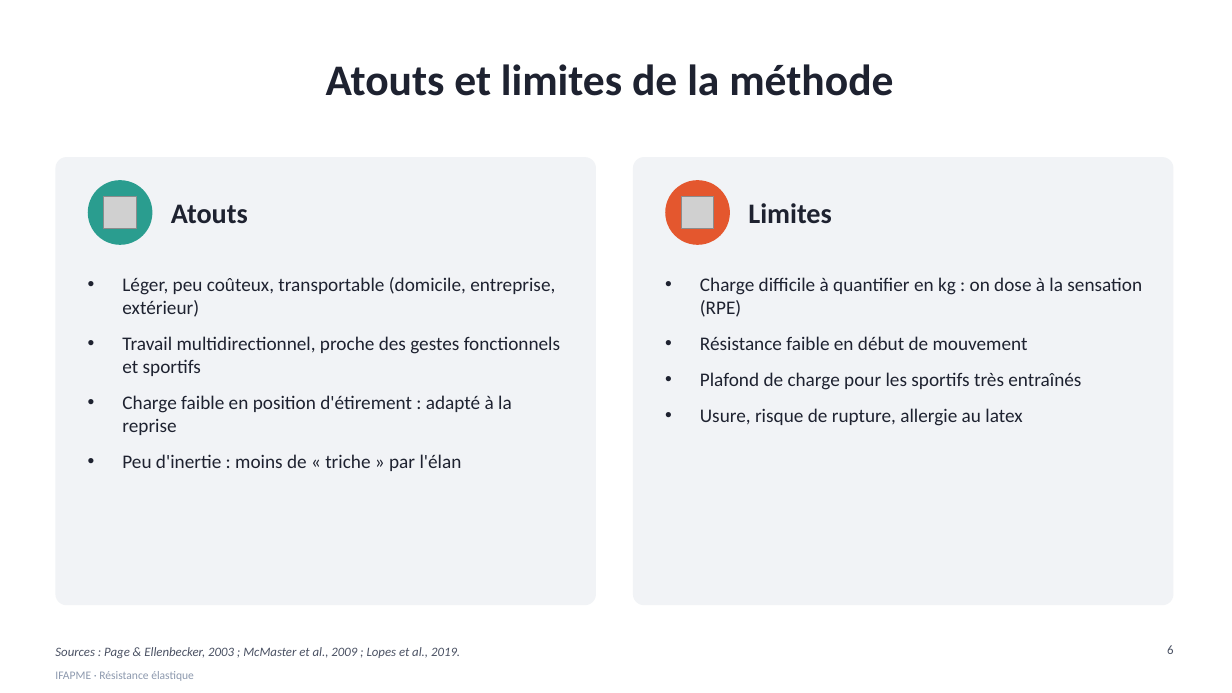
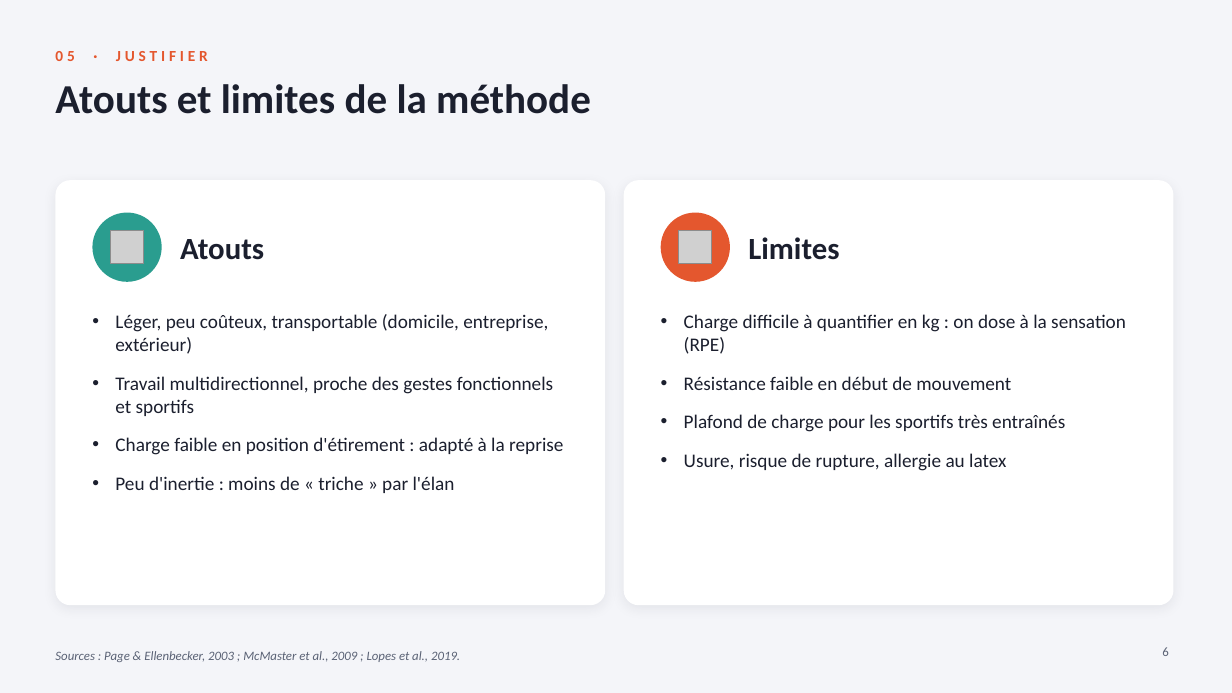
Before and after one commit to arthurdfrn-cloud/squadsync, a slide deck: slide 6 of presentations/elastique-ifapme/Entrainement_elastique_IFAPME.pptx. Drawn at 1232x693 pixels with LibreOffice and Linux fonts; fonts in the diff are those of the drawing; grey boxes stand for pictures; background and template pictures are left out. Boxes give left, top, right and bottom in pixels: in the first picture for what was removed or moved away, otherwise in the second. Text is boxed around its words. In the diff, an @@ line names an element or a change of style, - is before the commit and + after.

```diff
--- a/presentations/elastique-ifapme/Entrainement_elastique_IFAPME.pptx
+++ b/presentations/elastique-ifapme/Entrainement_elastique_IFAPME.pptx
@@ background #FFFFFF to #F4F5F9 @@
@@ text added at bbox=[55, 51, 208, 61], 12 pt, text #E4572E, bold @@
+05 · JUSTIFIER
@@ title "Atouts et limites de la ...": place and size @@
-title "Atouts et limites de la ..." at bbox=[326, 64, 893, 96]
+title "Atouts et limites de la ..." at bbox=[55, 84, 591, 114]
@@ title "Atouts et limites de la ..." at bbox=[55, 84, 591, 114]: size 34 to 32 pt, text colour #1E2230 to #1B1F2E; alignment centre to left; vertical alignment middle to top @@
@@ rounded rectangle removed at bbox=[55, 157, 596, 605] @@
@@ rounded rectangle: place and size @@
-rounded rectangle at bbox=[633, 157, 1174, 605]
+rounded rectangle at bbox=[55, 180, 605, 605]
@@ rounded rectangle at bbox=[55, 180, 605, 605]: fill #F1F3F6 to #FFFFFF; shadow on; proportions changed @@
@@ rounded rectangle added at bbox=[624, 180, 1174, 605], fill #FFFFFF @@
@@ ellipse: place and size @@
-ellipse at bbox=[88, 180, 152, 245]
+ellipse at bbox=[92, 213, 162, 282]
@@ picture: place and size @@
-picture at bbox=[104, 196, 136, 228]
+picture at bbox=[111, 231, 144, 264]
@@ text "Atouts" at bbox=[180, 239, 264, 260]: size 22 to 24 pt, text colour #1E2230 to #1B1F2E @@
@@ text "Atouts": place and size @@
-text "Atouts" at bbox=[171, 204, 248, 223]
+text "Atouts" at bbox=[180, 239, 264, 260]
@@ ellipse: place and size @@
-ellipse at bbox=[665, 180, 730, 245]
+ellipse at bbox=[661, 213, 730, 282]
@@ picture: place and size @@
-picture at bbox=[682, 196, 714, 228]
+picture at bbox=[678, 231, 712, 264]
@@ text "Limites": place and size @@
-text "Limites" at bbox=[748, 203, 832, 223]
+text "Limites" at bbox=[748, 237, 839, 260]
@@ text "Limites" at bbox=[748, 237, 839, 260]: size 22 to 24 pt, text colour #1E2230 to #1B1F2E @@
@@ text "Léger, peu coûteux, transportable (domicile, ...": place and size @@
-text "Léger, peu coûteux, transportable (domicile, ..." at bbox=[122, 277, 560, 471]
+text "Léger, peu coûteux, transportable (domicile, ..." at bbox=[115, 314, 563, 493]
@@ text "Léger, peu coûteux, transportable (domicile, ..." at bbox=[115, 314, 563, 493]: text colour #1E2230 to #1B1F2E; indent changed; more space between paragraphs @@
@@ text "Charge difficile à quantifier en ..." at bbox=[684, 314, 1126, 471]: text colour #1E2230 to #1B1F2E; indent changed; more space between paragraphs @@
@@ text "Charge difficile à quantifier en ...": place and size @@
-text "Charge difficile à quantifier en ..." at bbox=[700, 277, 1142, 426]
+text "Charge difficile à quantifier en ..." at bbox=[684, 314, 1126, 471]
@@ text "Sources : Page & Ellenbecker, ..." at bbox=[55, 651, 460, 662]: text colour #4A5163 to #5A6275 @@
@@ page number at bbox=[1162, 647, 1168, 656]: text colour #4A5163 to #5A6275 @@
@@ text removed at bbox=[55, 671, 194, 681] @@
-IFAPME · Résistance élastique
```
Also in this commit, not shown: 11 other slides changed, 2 other files.
